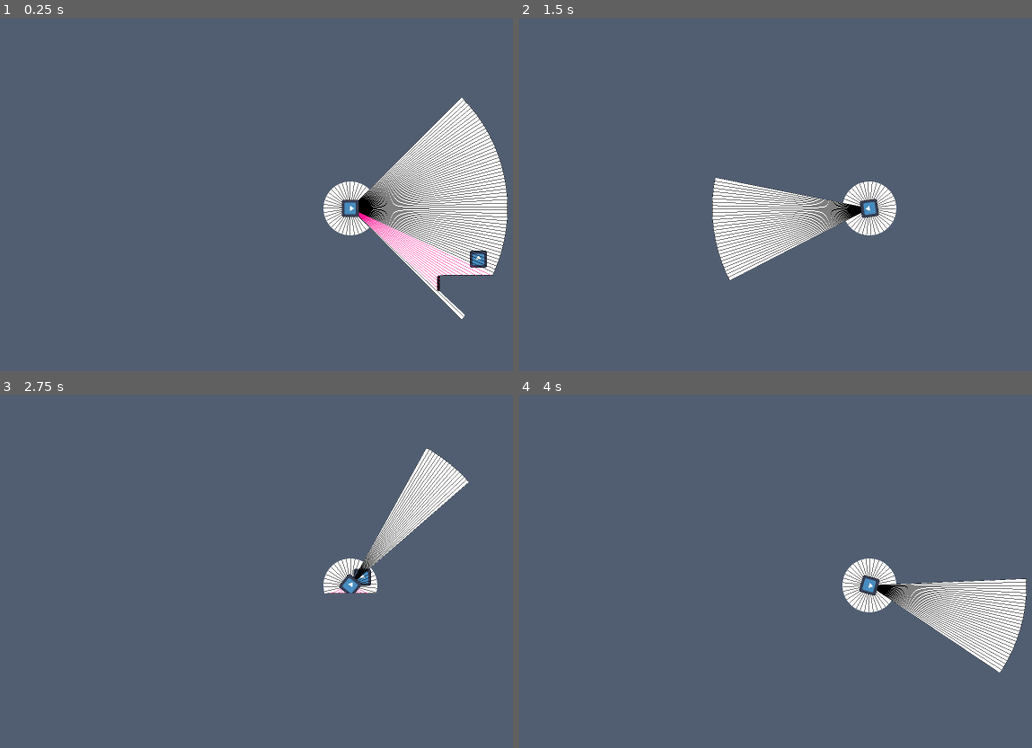
Above: before the commit, frames 1-4 (two rows, left to right).
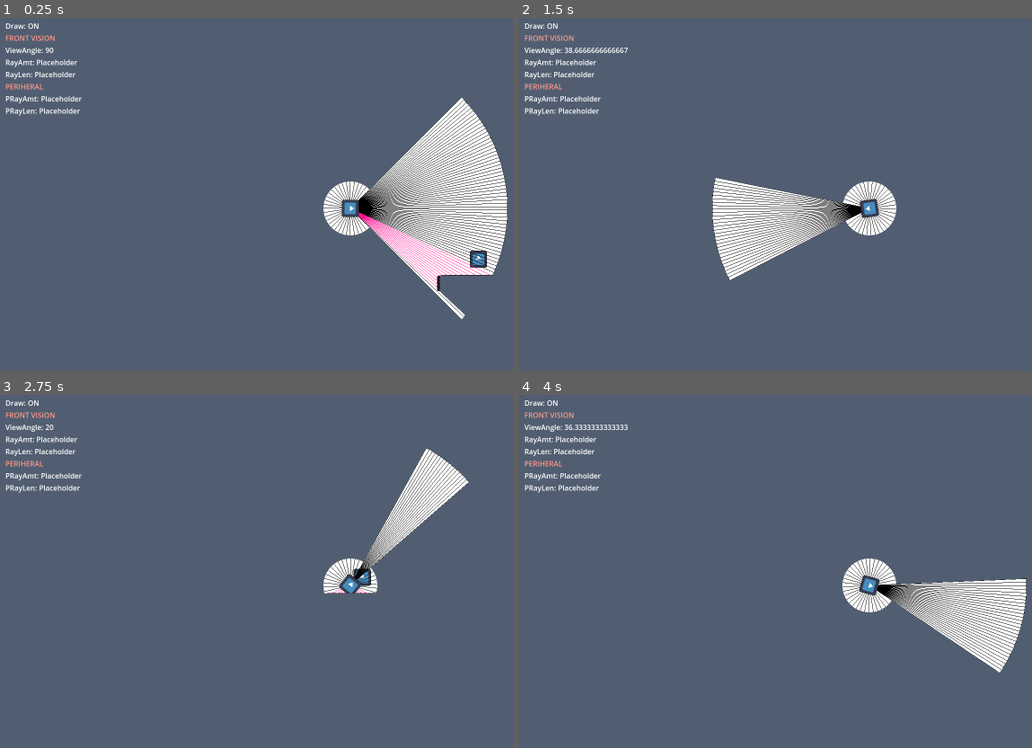
Above: after the commit, the same moments.

Repository: JYiuDev/FOV_Visualization_Demo
Game: Godot game, scene res://Stage/stage.tscn
The game is run twice, just before and just after one commit, with the same random seed, the same clock (stepped at 60 frames per second) and the same inputs. This scene is started directly instead of the project's main scene. The engine's default icon, where the game draws it, is replaced by a stand-in: a white triangle on a blue panel in a dark square.
Inputs (mouse positions are in pixels of both pictures, inside the frame that each line leads up to):
- Up to frame 1 (0.25 s): no input
- Up to frame 2 (1.5 s): tap Enter at 0.5 s; move the mouse to (1026, 187) at 0.52 s; hold D (Right) 0.53-1.28 s; tap C (Change FOV) at 0.6, 1.35 s; move the mouse to (724, 229) at 1.27 s; hold S (Down) from 1.28 s (still down)
- Up to frame 3 (2.75 s): move the mouse to (420, 497) at 2.02 s; release S (Down) at 2.03 s; hold D (Right) from 2.03 s (still down); tap C (Change FOV) at 2.1 s
- Up to frame 4 (4 s): move the mouse to (831, 666) at 2.77 s; release D (Right) at 2.78 s; hold W (Up) 2.78-3.53 s; tap C (Change FOV) at 2.85, 3.6 s; move the mouse to (outside the picture) at 3.52 s; hold A (Left) from 3.53 s (still down)

The runs differ from the first frame. In frame 1, 0.9% of the frame differs, in the area x 1-16%, y 1-28%; in frame 2, 1.0%, in the area x 1-22%, y 1-28%; in frame 3, 0.9%; in frame 4, 1.0%.

Commit message:
update
signal UI

Diff:
--- a/FOV_Entities/Observer/FOV.gd
+++ b/FOV_Entities/Observer/FOV.gd
@@ -4,7 +4,11 @@
 @export_category("FOV properties")
 @export var ringRadius: float
 @export var viewRadius: float
-@export var viewAngle:  float
+signal viewAngleChange(newValue: float)
+@export var viewAngle:  float:
+	set(newValue):
+		viewAngle = newValue
+		viewAngleChange.emit(viewAngle)
 
 #view angle transition
 @export var maxViewAngle: float
--- a/FOV_Entities/Observer/FOVDebug.gd
+++ b/FOV_Entities/Observer/FOVDebug.gd
@@ -3,6 +3,7 @@
 
 
 @export var fow: FOV
+
 var viewcastArray: Array = []
 var updateDraw: bool = true
 var drawColor: Color = Color(0,0,0,0)
--- a/Stage/stage.tscn
+++ b/Stage/stage.tscn
@@ -6,6 +6,7 @@
 [ext_resource type="PackedScene" uid="uid://b8l5anamht3f4" path="res://FOV_Entities/Obstacles/Obstacle.tscn" id="4_irpvh"]
 [ext_resource type="Shader" path="res://Shaders/meshNormal.gdshader" id="4_u2yar"]
 [ext_resource type="Texture2D" uid="uid://cbkmghmkq1lxn" path="res://icon.svg" id="4_wmcx6"]
+[ext_resource type="PackedScene" uid="uid://6tir0vab6otn" path="res://UI/DebugUI.tscn" id="7_cmhjy"]
 
 [sub_resource type="ViewportTexture" id="ViewportTexture_rku2g"]
 viewport_path = NodePath("NormalMapVP")
@@ -115,5 +116,8 @@
 
 [node name="NormalMesh" type="MeshInstance2D" parent="NormalMapVP/PlayerFollower"]
 
+[node name="DebugUi" parent="." node_paths=PackedStringArray("FOVEntity") instance=ExtResource("7_cmhjy")]
+FOVEntity = NodePath("../PlayerWContainer/PlayerVP/PhysicalWorld/Character/FOV")
+
 [editable path="PlayerWContainer/PlayerVP/PhysicalWorld/Character"]
 [editable path="PlayerWContainer/PlayerVP/PhysicalWorld/Target"]
--- a/UI/DebugUI.gd
+++ b/UI/DebugUI.gd
@@ -7,18 +7,29 @@
 var frontViewAngle: float:
 	set(newAngle):
 		frontViewAngle = newAngle
+		update_frontViewAngle(frontViewAngle)
 
+var frontRayAmount: int:
+	set(newValue):
+		frontRayAmount = maxi(0, newValue)
+		update_frontRayAmt(frontRayAmount)
 
 # Called when the node enters the scene tree for the first time.
 func _ready():
-	get_all_values()
+	#default testing values
+	FOVEntity.viewAngleChange.connect(update_frontViewAngle)
 
+func update_frontViewAngle(value: float) -> void:
+	$Control/MarginContainer/DebugHUD/FrontRayGrp/FrontConeAngle/Val.text = str(value)
 
+func update_frontRayAmt(value: int) -> void:
+	$Control/MarginContainer/DebugHUD/FrontRayGrp/Amount/Val.text = str(value)
 
-# Called every frame. 'delta' is the elapsed time since the previous frame.
-func _process(delta):
-	pass
+func update_frontRayLen(value: float) -> void:
+	$Control/MarginContainer/DebugHUD/FrontRayGrp/Length/Val.text = str(value)
 
-func get_all_values() -> void:
+func update_periRayAmt(value: float) -> void:
+	$Control/MarginContainer/DebugHUD/PeripheralGrp/Amount/Val.text = str(value)
 
-	pass
+func update_periRayLen(value: float) -> void:
+	$Control/MarginContainer/DebugHUD/PeripheralGrp/Length/Val.text = str(value)
Not shown: 1 places in Stage/stage.tscn that only renumber resources
